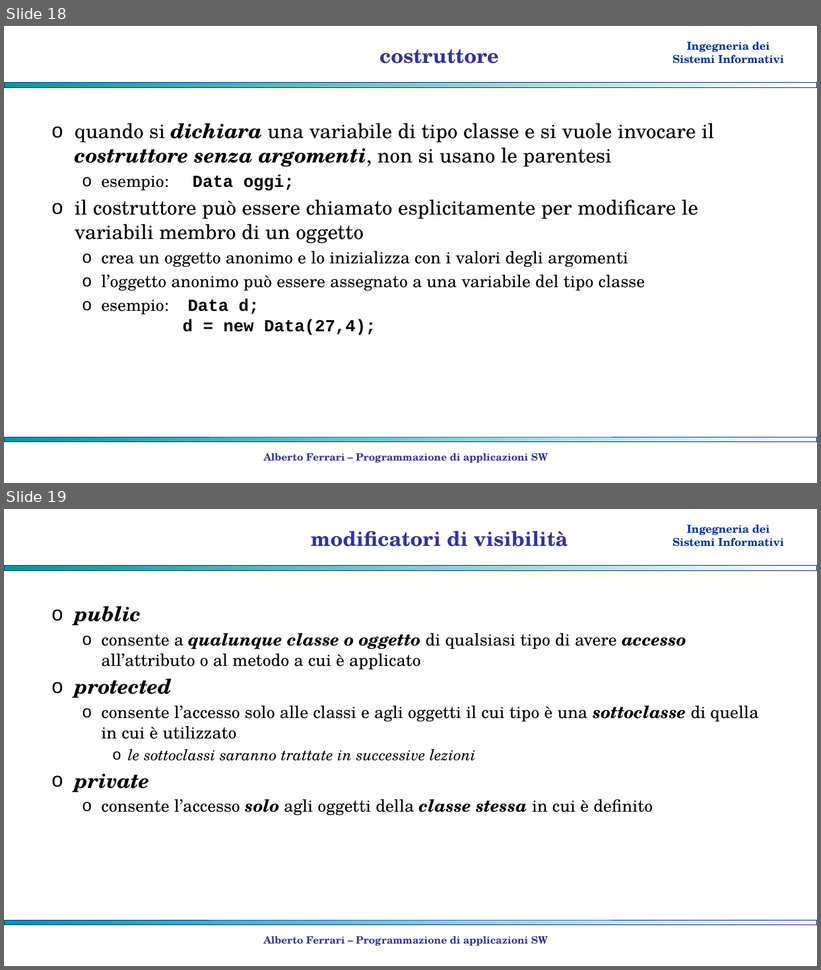
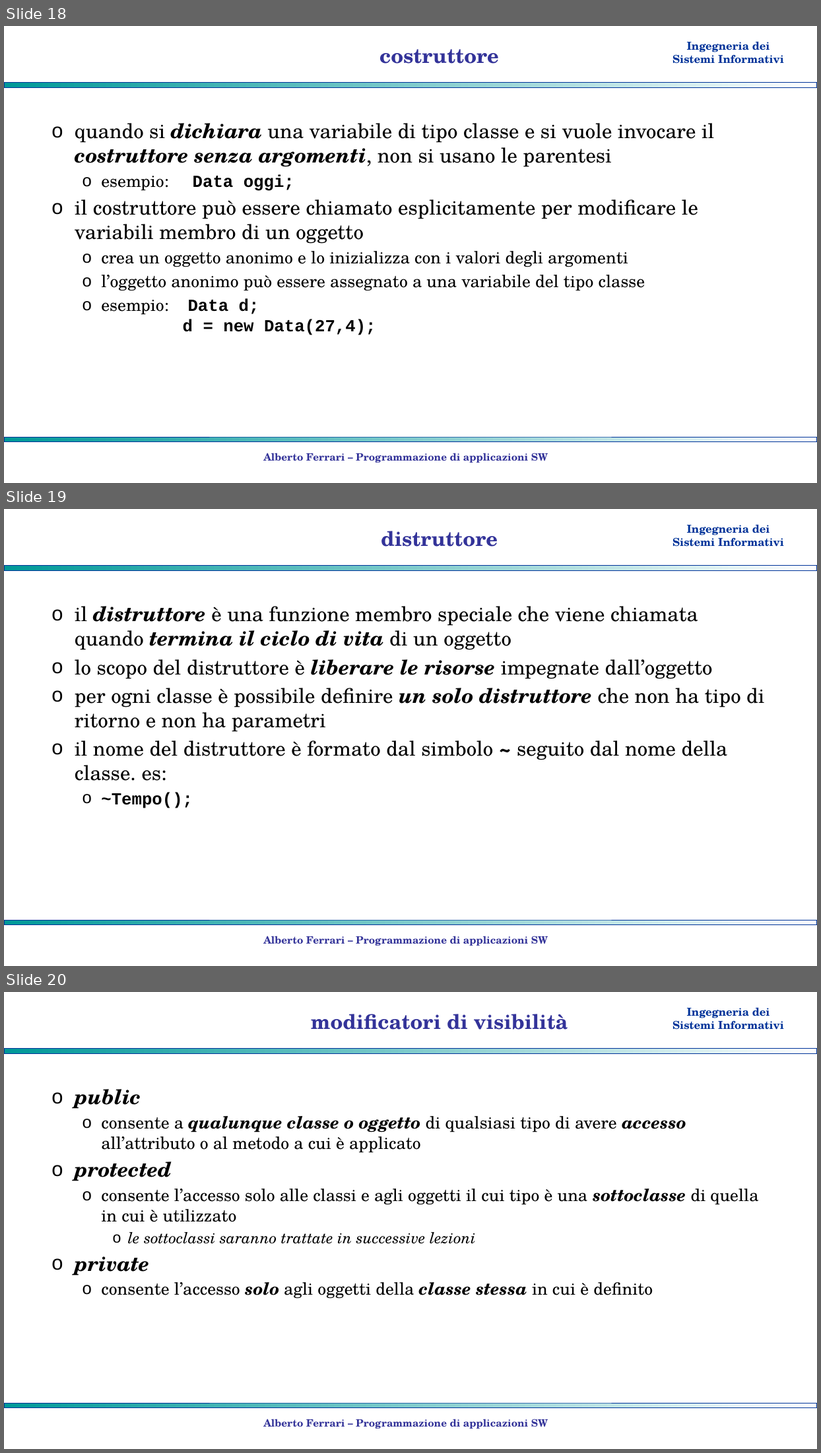
Before and after one commit to albertoferrari/pasw, a slide deck: lezioni/PASW04 - object oriented programming.pptx. Shown one above the other, each under a label of ours: slides 18 and 19 before the commit, slides 18, 19 and 20 after it. The pictures are 821x970 and 821x1453 pixels, drawn with LibreOffice and Linux fonts; fonts in the diff are those of the drawing; background and template pictures are left out. Boxes give left, top, right and bottom in pixels: in the first picture for what was removed or moved away, otherwise in the second. Text is boxed around its words. In the diff, an @@ line names an element or a change of style, - is before the commit and + after.

```diff
--- a/lezioni/PASW04 - object oriented programming.pptx
+++ b/lezioni/PASW04 - object oriented programming.pptx
@@ slide 19 added at box(4, 509, 817, 966), background #FFFFFF; not listed: 3 template elements that a slide beside it also shows @@
@@ title added at box(381, 531, 498, 547), 24 pt, text #333399, bold @@
+distruttore
@@ text added at box(75, 606, 764, 809), 24 pt, text #000000 @@
+o il distruttore è una funzione membro speciale che viene chiamata quando termina il ciclo di vita di un oggetto
+o lo scopo del distruttore è liberare le risorse impegnate dall’oggetto
+o per ogni classe è possibile definire un solo distruttore che non ha tipo di ritorno e non ha parametri
+o il nome del distruttore è formato dal simbolo ~ seguito dal nome della classe. es:
+  o ~Tempo();
@@ text added at box(263, 936, 548, 946), 12 pt, text #333399, bold @@
+Alberto Ferrari – Programmazione di applicazioni SW
@@ what was slide 19 is now slide 20 @@
```
Also in this commit, not shown: 1 slide changed, 1 other file.
